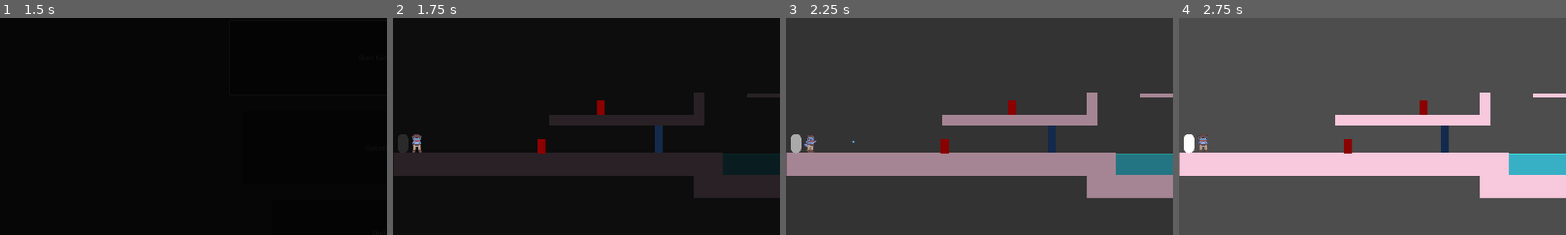
Above: before the commit, frames 1-4 (left to right).
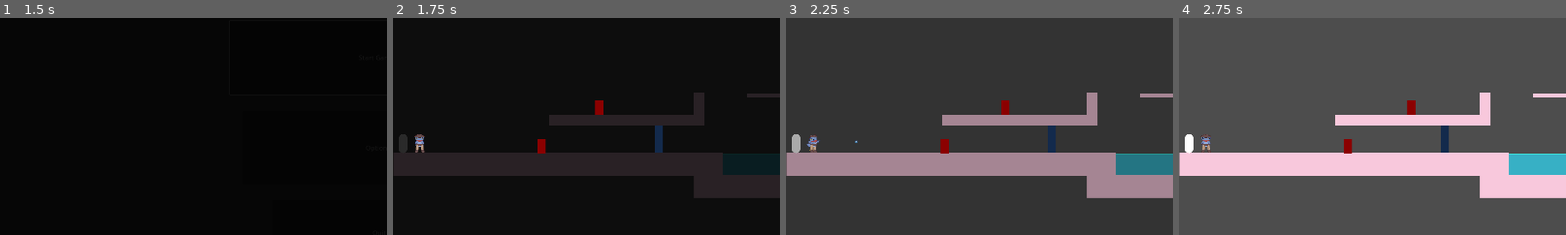
Above: after the commit, the same moments.

Repository: C0SMICSHARK/Pirate-Cats-and-Cowboy-Sharks
Game: Godot game, scene res://Scenes/Levels/main_menu.tscn
The game is run twice, just before and just after one commit, with the same random seed, the same clock (stepped at 60 frames per second) and the same inputs. The engine's default icon, where the game draws it, is replaced by a stand-in: a white triangle on a blue panel in a dark square.
Inputs (mouse positions are % of the whole screen's width and height, from its top left):
- Up to frame 1 (1.5 s): click "Start Game" at 0.5 s; click "Start Game" at 1.25 s
- Up to frame 2 (1.75 s): no input
- Up to frame 3 (2.25 s): move the mouse to (72, 45) at 2.02 s; click (72, 45) at 2.1 s
- Up to frame 4 (2.75 s): no input
The pictures show only the part of the screen within x 0-50%, y 24-74%; the shares and areas given below are measured in that part.

Frame 1 is identical in both runs. In frame 2, 0.3% of the frame differs, in the area x 1-55%, y 37-63%; in frame 3, 0.5%; in frame 4, 0.5%, in the area x 1-65%, y 37-63%.

Commit message:
Cat hurt reaction finished

Diff:
--- a/Scenes/Levels/TestScene_1.tscn
+++ b/Scenes/Levels/TestScene_1.tscn
@@ -79,7 +79,7 @@
 "times": PackedFloat32Array(0, 2.5, 5),
 "transitions": PackedFloat32Array(1, 1, 1),
 "update": 0,
-"values": [Vector2(500, 480), Vector2(726, 480), Vector2(500, 480)]
+"values": [Vector2(500, 480), Vector2(662.78, 480), Vector2(500, 480)]
 }
 
 [sub_resource type="Animation" id="Animation_fqvrj"]
@@ -232,7 +232,7 @@
 scale = Vector2(1.8399999, 1.8399999)
 
 [node name="Player2" parent="." instance=ExtResource("4_akanh")]
-position = Vector2(59, 567)
+position = Vector2(66, 567)
 
 [node name="water" type="Node2D" parent="."]
 z_index = -1
--- a/Scenes/Objects/player_1.tscn
+++ b/Scenes/Objects/player_1.tscn
@@ -1,11 +1,15 @@
-[gd_scene load_steps=4 format=3 uid="uid://dksykscfxj8rk"]
+[gd_scene load_steps=5 format=3 uid="uid://dksykscfxj8rk"]
 
 [ext_resource type="Script" uid="uid://pdp0rkxp8kog" path="res://Scripts/Player1.gd" id="1_2mvbs"]
 
 [sub_resource type="CapsuleMesh" id="CapsuleMesh_r7fgb"]
 
 [sub_resource type="CapsuleShape2D" id="CapsuleShape2D_r7fgb"]
-radius = 7.0
+radius = 6.0
+height = 26.0
+
+[sub_resource type="CapsuleShape2D" id="CapsuleShape2D_50gjg"]
+radius = 3.0
 height = 26.0
 
 [node name="Player 1" type="Node2D" groups=["can_interact_with_water"]]
@@ -16,15 +20,37 @@
 script = ExtResource("1_2mvbs")
 
 [node name="MeshInstance2D" type="MeshInstance2D" parent="CharacterBody2D"]
-position = Vector2(9.536743e-07, 1)
-scale = Vector2(14, 13.000002)
+position = Vector2(-2.9802322e-08, 1)
+scale = Vector2(12.000001, 13.000002)
 mesh = SubResource("CapsuleMesh_r7fgb")
 
 [node name="CollisionShape2D" type="CollisionShape2D" parent="CharacterBody2D"]
 position = Vector2(0, 1)
 shape = SubResource("CapsuleShape2D_r7fgb")
 
+[node name="RightHurtbox" type="Area2D" parent="CharacterBody2D"]
+collision_layer = 64
+collision_mask = 64
+
+[node name="CollisionShape2D" type="CollisionShape2D" parent="CharacterBody2D/RightHurtbox"]
+position = Vector2(4, 1)
+shape = SubResource("CapsuleShape2D_50gjg")
+
+[node name="LeftHurtbox" type="Area2D" parent="CharacterBody2D"]
+collision_layer = 64
+collision_mask = 64
+
+[node name="CollisionShape2D" type="CollisionShape2D" parent="CharacterBody2D/LeftHurtbox"]
+position = Vector2(-4, 1)
+shape = SubResource("CapsuleShape2D_50gjg")
+
 [node name="DashTimer" type="Timer" parent="."]
 wait_time = 0.4
 
+[node name="KnockbackTimer" type="Timer" parent="."]
+wait_time = 0.2
+one_shot = true
+
+[connection signal="body_entered" from="CharacterBody2D/RightHurtbox" to="CharacterBody2D" method="_on_right_hurtbox_body_entered"]
+[connection signal="body_entered" from="CharacterBody2D/LeftHurtbox" to="CharacterBody2D" method="_on_left_hurtbox_body_entered"]
 [connection signal="timeout" from="DashTimer" to="CharacterBody2D" method="_on_dash_timer_timeout"]
--- a/Scenes/Objects/player_2.tscn
+++ b/Scenes/Objects/player_2.tscn
@@ -189,8 +189,8 @@
 size = Vector2(20, 10.000008)
 
 [sub_resource type="CapsuleShape2D" id="CapsuleShape2D_ivfq8"]
-radius = 13.0
-height = 48.0
+radius = 6.0
+height = 44.0
 
 [node name="Player2" type="Node2D" groups=["can_interact_with_water"]]
 z_index = 1
@@ -221,11 +221,20 @@
 scale = Vector2(1.1677438, 0.07876829)
 shape = SubResource("RectangleShape2D_ivfq8")
 
-[node name="Hurtbox" type="Area2D" parent="CharacterBody2D"]
+[node name="RightHurtbox" type="Area2D" parent="CharacterBody2D"]
 collision_layer = 64
 collision_mask = 64
 
-[node name="HurtboxCollision" type="CollisionShape2D" parent="CharacterBody2D/Hurtbox"]
+[node name="HurtboxCollision" type="CollisionShape2D" parent="CharacterBody2D/RightHurtbox"]
+position = Vector2(7, 0)
+shape = SubResource("CapsuleShape2D_ivfq8")
+
+[node name="LeftHurtbox" type="Area2D" parent="CharacterBody2D"]
+collision_layer = 64
+collision_mask = 64
+
+[node name="HurtboxCollision" type="CollisionShape2D" parent="CharacterBody2D/LeftHurtbox"]
+position = Vector2(-7, 0)
 shape = SubResource("CapsuleShape2D_ivfq8")
 
 [node name="BulletCooldown" type="Timer" parent="."]
@@ -236,4 +245,5 @@
 wait_time = 0.2
 one_shot = true
 
-[connection signal="body_entered" from="CharacterBody2D/Hurtbox" to="CharacterBody2D" method="_on_hurtbox_body_entered"]
+[connection signal="body_entered" from="CharacterBody2D/RightHurtbox" to="CharacterBody2D" method="_on_hurtbox_body_entered"]
+[connection signal="body_entered" from="CharacterBody2D/LeftHurtbox" to="CharacterBody2D" method="_on_left_hurtbox_body_entered"]
--- a/Scripts/Player1.gd
+++ b/Scripts/Player1.gd
@@ -8,6 +8,9 @@
 @export var DASH = 1.8
 var dashing = false
 @onready var DashTimer = $"../DashTimer"
+var t = 0.0
+var KnockbackVector = Vector2(0,0)
+var Knocked = false
 
 func _ready() -> void:
 	add_to_group("can_interact_with_water")
@@ -41,8 +44,28 @@
 	if dashing:
 		velocity.x = direction * SPEED * DASH
 
-	move_and_slide()
+	if Knocked and not $"../KnockbackTimer".is_stopped():
+		t += delta
+		$"..".position = $"..".position.lerp(KnockbackVector, delta*10)
+
+	if $"../KnockbackTimer".is_stopped():
+		move_and_slide()
+		Knocked = false
 
 # Dashing Cooldown Mechanic:
 func _on_dash_timer_timeout() -> void:
 	dashing = false
+
+#Makes the Cat specifically bounce LEFT when hurt
+func _on_right_hurtbox_body_entered(_body: Node2D) -> void:
+	Knocked = true
+	$"../KnockbackTimer".start()
+	KnockbackVector.x = $"..".position.x-30
+	KnockbackVector.y = $"..".position.y-10
+
+#Makes the Cat specifically bounce LEFT when hurt
+func _on_left_hurtbox_body_entered(_body: Node2D) -> void:
+	Knocked = true
+	$"../KnockbackTimer".start()
+	KnockbackVector.x = $"..".position.x+30
+	KnockbackVector.y = $"..".position.y-10
--- a/Scripts/Player2.gd
+++ b/Scripts/Player2.gd
@@ -46,8 +46,6 @@
 	#	velocity.y = JUMP_VELOCITY
 
 	if Knocked and not $"../KnockbackTimer".is_stopped():
-		KnockbackVector.x = $"..".position.x-20
-		KnockbackVector.y = $"..".position.y
 		t += delta
 		$"..".position = $"..".position.lerp(KnockbackVector, delta*10)
 
@@ -79,8 +77,18 @@
 
 	if $"../KnockbackTimer".is_stopped():
 		move_and_slide()
+		Knocked = false
 
-
+#Makes the shark specifically bounce LEFT when hurt
 func _on_hurtbox_body_entered(_body: Node2D) -> void:
 	Knocked = true
 	$"../KnockbackTimer".start()
+	KnockbackVector.x = $"..".position.x-30
+	KnockbackVector.y = $"..".position.y-10
+
+#Makes the shark specifically bounce RIGHT when hurt
+func _on_left_hurtbox_body_entered(_body: Node2D) -> void:
+	Knocked = true
+	$"../KnockbackTimer".start()
+	KnockbackVector.x = $"..".position.x+30
+	KnockbackVector.y = $"..".position.y-10
